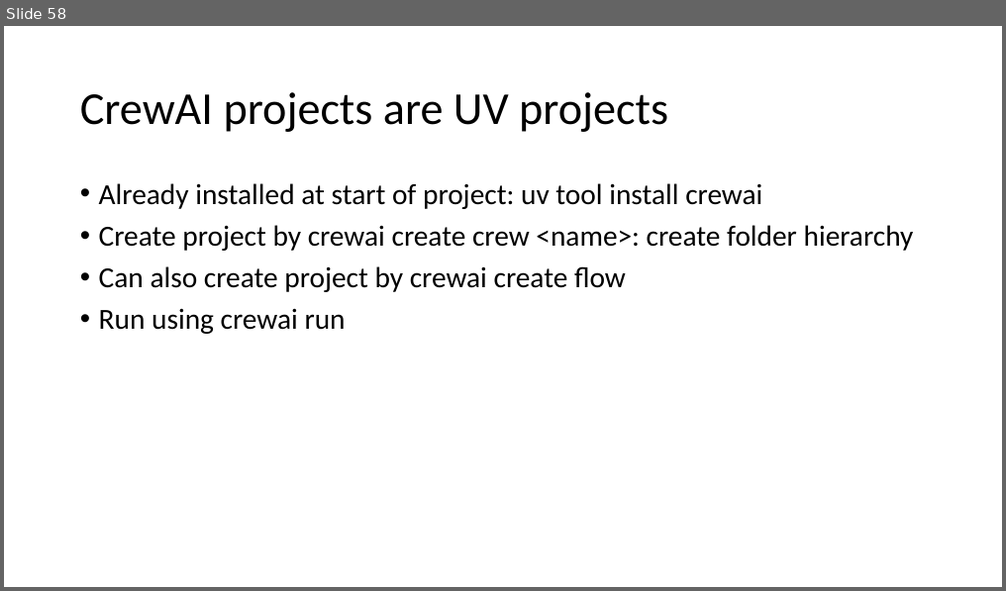
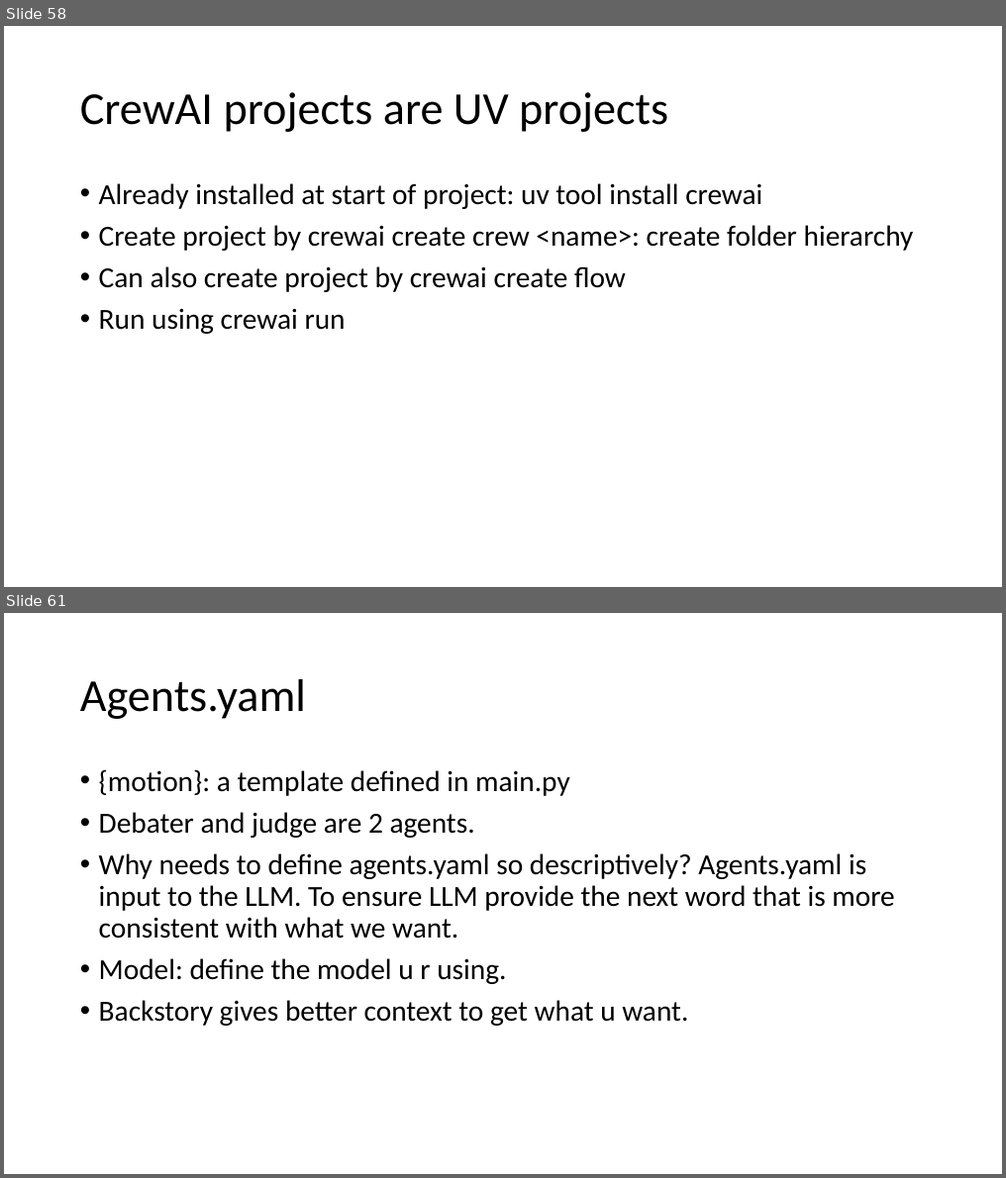
Before and after one commit to kindaichinisan/agents, a slide deck: wj_folder/AI Engineer Agentic Track.pptx. Shown one above the other, each under a label of ours: slide 58 before the commit, slides 58 and 61 after it; the slides between them are not shown. The pictures are 1006x591 and 1006x1178 pixels, drawn with LibreOffice and Linux fonts; fonts in the diff are those of the drawing. Boxes give left, top, right and bottom in pixels: in the first picture for what was removed or moved away, otherwise in the second. Text is boxed around its words. In the diff, an @@ line names an element or a change of style, - is before the commit and + after.

```diff
--- a/wj_folder/AI Engineer Agentic Track.pptx
+++ b/wj_folder/AI Engineer Agentic Track.pptx
@@ slide 61 added at box(4, 613, 1002, 1174), background #FFFFFF @@
@@ title added at box(80, 679, 306, 719), 44 pt, text #000000 @@
+Agents.yaml
@@ text added at box(99, 769, 894, 1026), 28 pt, text #000000 @@
+• {motion}: a template defined in main.py
+• Debater and judge are 2 agents.
+• Why needs to define agents.yaml so descriptively? Agents.yaml is input to the LLM. To ensure LLM provide the next word that is more consistent with what we want.
+• Model: define the model u r using.
+• Backstory gives better context to get what u want.
```
Also in this commit, not shown: 13 other slides added, 4 other files.
